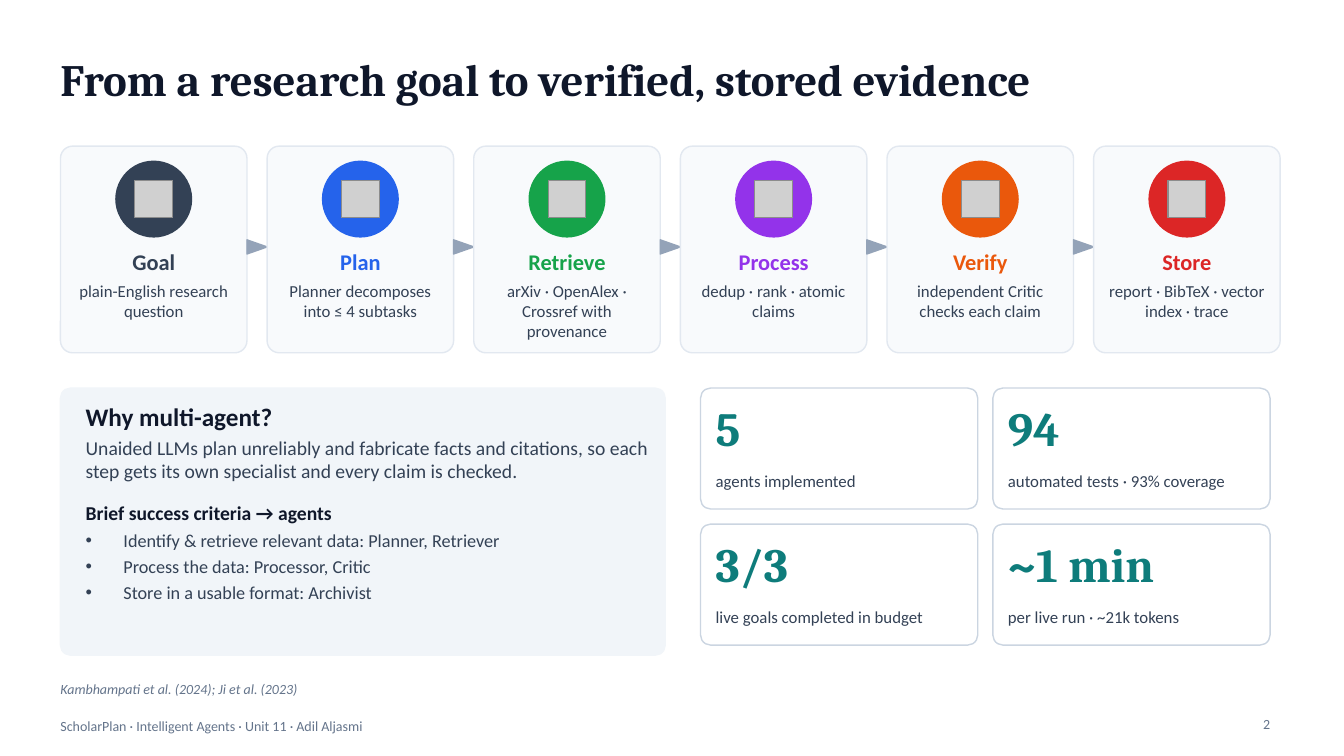
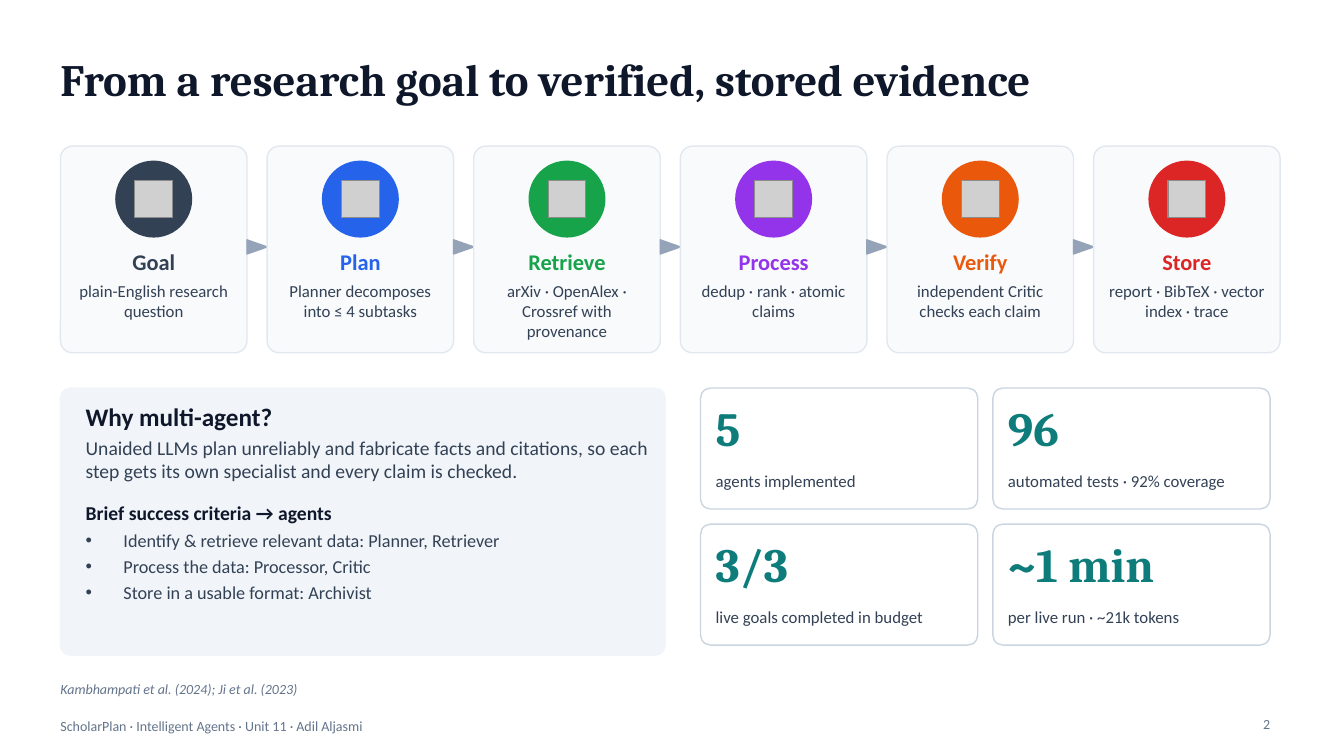
Before and after one commit to adilaljasmi/scholarplan, a slide deck: slide 2 of presentation/ScholarPlan_Unit11_Presentation.pptx. Drawn at 1344x756 pixels with LibreOffice and Linux fonts; fonts in the diff are those of the drawing; grey boxes stand for pictures. Boxes give left, top, right and bottom in pixels: in the first picture for what was removed or moved away, otherwise in the second. Text is boxed around its words. In the diff, an @@ line names an element or a change of style, - is before the commit and + after.

```diff
--- a/presentation/ScholarPlan_Unit11_Presentation.pptx
+++ b/presentation/ScholarPlan_Unit11_Presentation.pptx
@@ text at <box>1008,413,1059,447</box>: text changed @@
-94
+96
@@ text at <box>1008,475,1225,490</box>: text changed @@
-automated tests · 93% coverage
+automated tests · 92% coverage
```
Also in this commit, not shown: 5 other slides changed, 1 slide added, 1 slide removed, 27 other files.
